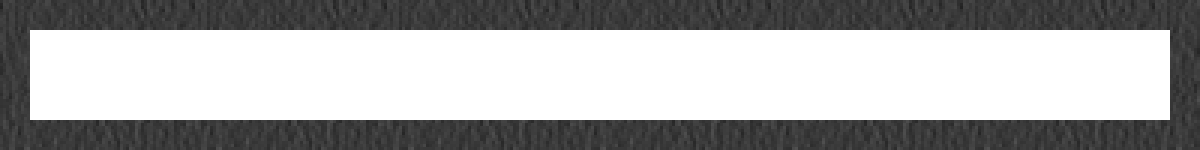
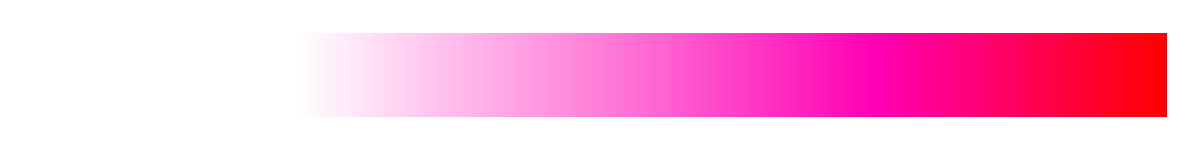
Layer changes from the first 1200 x 150 image to the second:
showed "Layer 1" over 303, 33, 1167, 117
hid "Layer 2" over 0, 0, 1200, 150
